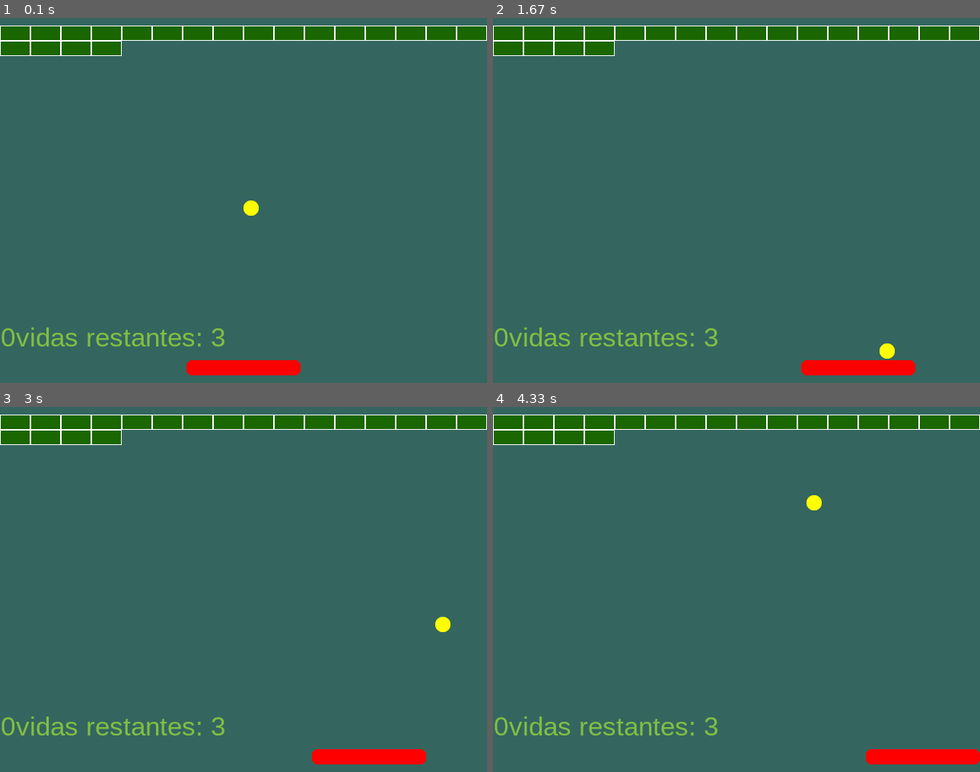
Above: before the commit, frames 1-4 (two rows, left to right).
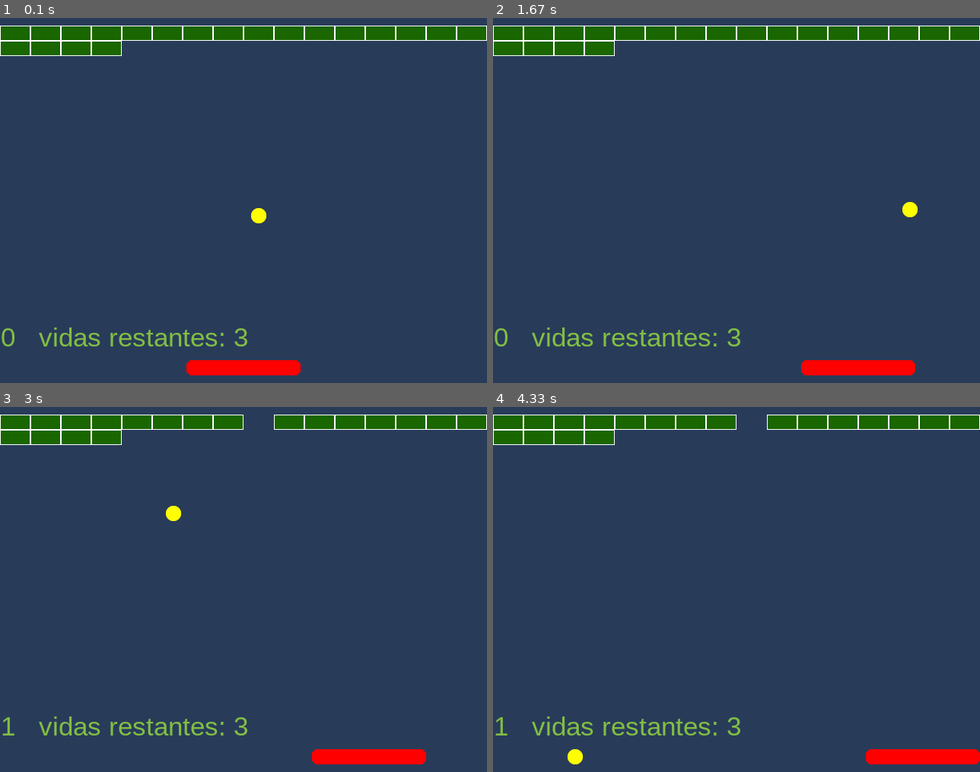
Above: after the commit, the same moments.

Repository: EvelynR22/VideoGames
Game: pygame game, started from Python/Pygame/atari.py
Same seed, same stepped clock (60 frames per second), same inputs: the game is played once before the commit and once after it.
Inputs:
- Up to frame 1 (0.1 s): type "1 (at the terminal prompt)" at 0 s
- Up to frame 2 (1.67 s): hold Right 0.33-0.8 s; hold Right 0.83-1.3 s; hold Left from 1.33 s (still down)
- Up to frame 3 (3 s): release Left at 1.87 s; hold Left 1.9-2.3 s; hold Right 2.33-2.97 s
- Up to frame 4 (4.33 s): hold Left 3-3.47 s; hold Right 3.5-3.97 s; hold Right from 4 s (still down)

The runs differ from the first frame. In frame 1, 94% of the frame differs, in the area x 0-100%, y 0-100%; in frame 2, 94%; in frame 3, 94%; in frame 4, 94%.

Commit message:
Changes on script

Diff:
--- a/Python/Pygame/atari.py
+++ b/Python/Pygame/atari.py
@@ -14,6 +14,15 @@
 
 
 pygame.init()
+#SONIDO GENERAL
+pygame.mixer.music.load("sonido/calamar.mp3")
+pygame.mixer.music.play(1)
+
+#SONIDO POR ACCIONES
+lado = pygame.mixer.Sound("sonido/lado.mp3")
+ladrillo = pygame.mixer.Sound("sonido/ladrillo.mp3")
+ga_ov= pygame.mixer.Sound("sonido/ga_ov.mp3")
+#suelo = pygame.mixer.Sound("sonido/lado.mp3")
 
 #############################################
 
@@ -26,7 +35,7 @@
         self.rect.centery = HEIGHT / 2
         # [Param1 -> Veloc del mov. / Param2 -> Amplitud del mov]
         # A mayor amplitud rebote afecta eje Y y a menor amplitud rebote afecte eje X.
-        self.speed = [2,2] #[]
+        self.speed = [4,4] #[]
 
     def pibot(self):
 
@@ -35,12 +44,20 @@
 
             self.speed[1] = -self.speed[1]
 
+            #COLOCAMOS EL SONIDO PARA LADO
+            lado.play()
+
+
         elif self.rect.right >= WIDTH or self.rect.left <=0:
 
             self.speed[0] = -self.speed[0]
+
+            #COLOCAMOS EL SONIDO PARA LADO
+            lado.play()
 
         #validate x <- x ->
         self.rect.move_ip(self.speed)
+
 
 #########################################################
 #PALETA
@@ -53,6 +70,7 @@
         self.rect = self.img_bar.get_rect()
         self.rect.midbottom = (WIDTH / 2,HEIGHT-10)
         self.speed = [0,0] # []
+
 
     def slide(self,listener):
 
@@ -75,6 +93,7 @@
         self.image = pygame.image.load('images/ladrillo.png')
         self.rect = self.image.get_rect()
         self.rect.topleft = position
+
 
 #######################################################
 #MURO
@@ -104,8 +123,8 @@
     screen.blit(txt_screen,txt_screen_rect)
     pygame.display.flip()
     print("Game Over")
-    time.sleep(5)
-    #sys.exit()
+    time.sleep(3)
+    sys.exit()
 
 def set_score():
 
@@ -117,7 +136,7 @@
     screen.blit(txt_screen,txt_screen_rect)
 
 def set_lives():
-    label = "  vidas restantes: "
+    label = "     vidas restantes: "
     text_color = (130, 190, 67)
     txt_style = pygame.font.SysFont('Arial',35) #(Tipo de letra,Tamaño)
     text  = label + str(player_lives).zfill(1)
@@ -127,12 +146,13 @@
     screen.blit(txt_screen,txt_screen_rect)
 
 
+
 #######################################
 
 #General settings
 WIDTH = 640
 HEIGHT = 480
-BG_COLOR = (52,102,95)
+BG_COLOR = (40,60,90)
 
 screen = pygame.display.set_mode( (WIDTH,  HEIGHT) )
 pygame.display.set_caption('Atari')
@@ -141,6 +161,8 @@
 
 game_clock = pygame.time.Clock()#Reloj
 pygame.key.set_repeat(20)
+
+
 
 print(":::::::::::::::::::::::::::")
 print("Menu nivel del juego")
@@ -191,15 +213,18 @@
 while True:
     game_clock.tick(60)
     for event in pygame.event.get():
+
         # Verifica si se preciono la letra x de la ventana
         if event.type == pygame.QUIT:
             pygame.quit()
             sys.exit()
-        # Verifica si el jugador precionó tela del teclado
+
+        # Verifica si el jugador precionó tecla del teclado
         elif event.type == pygame.KEYDOWN:
             player.slide(event)
 
 
+
     #call pibot
     ball.pibot()
 
@@ -208,9 +233,12 @@
 
     if pygame.sprite.collide_rect(ball,player):  #Player is the bar.
 
-         ball.speed[1]=-ball.speed[1]
-
-    # Collisions between ball and wall (bricks)Destroy bricks (Destruir ladrillos)
+        ball.speed[1]=-ball.speed[1]
+
+        #COLOCAMOS EL SONIDO PARA PISO
+        lado.play()
+
+    #Collisions between ball and wall (bricks)Destroy bricks (Destruir ladrillos)
 
     elements =  pygame.sprite.spritecollide(ball,wall,False,collided=None)
 
@@ -226,6 +254,10 @@
             # Afectamos trayectoria
             ball.speed[1] = -ball.speed[1]
         wall.remove(brink)
+
+        #COLOCAMOS EL SONIDO PARA LADRILLO
+        ladrillo.play()
+
         score = score + 1  #score+=1
 
     #Llamar la función game over cuando la bola  toque el piso
@@ -234,7 +266,10 @@
         player_lives = player_lives-1 #player_lives-=1
 
     if player_lives == 0:
+        ga_ov.play()
         game_over()
+
+
 
 
     #set Background Color
Not shown, added: Python/Pygame/sonido/calamar.mp3
Not shown, added: Python/Pygame/sonido/ga_ov.mp3
Not shown, added: Python/Pygame/sonido/lado.mp3
Not shown, added: Python/Pygame/sonido/ladrillo.mp3
